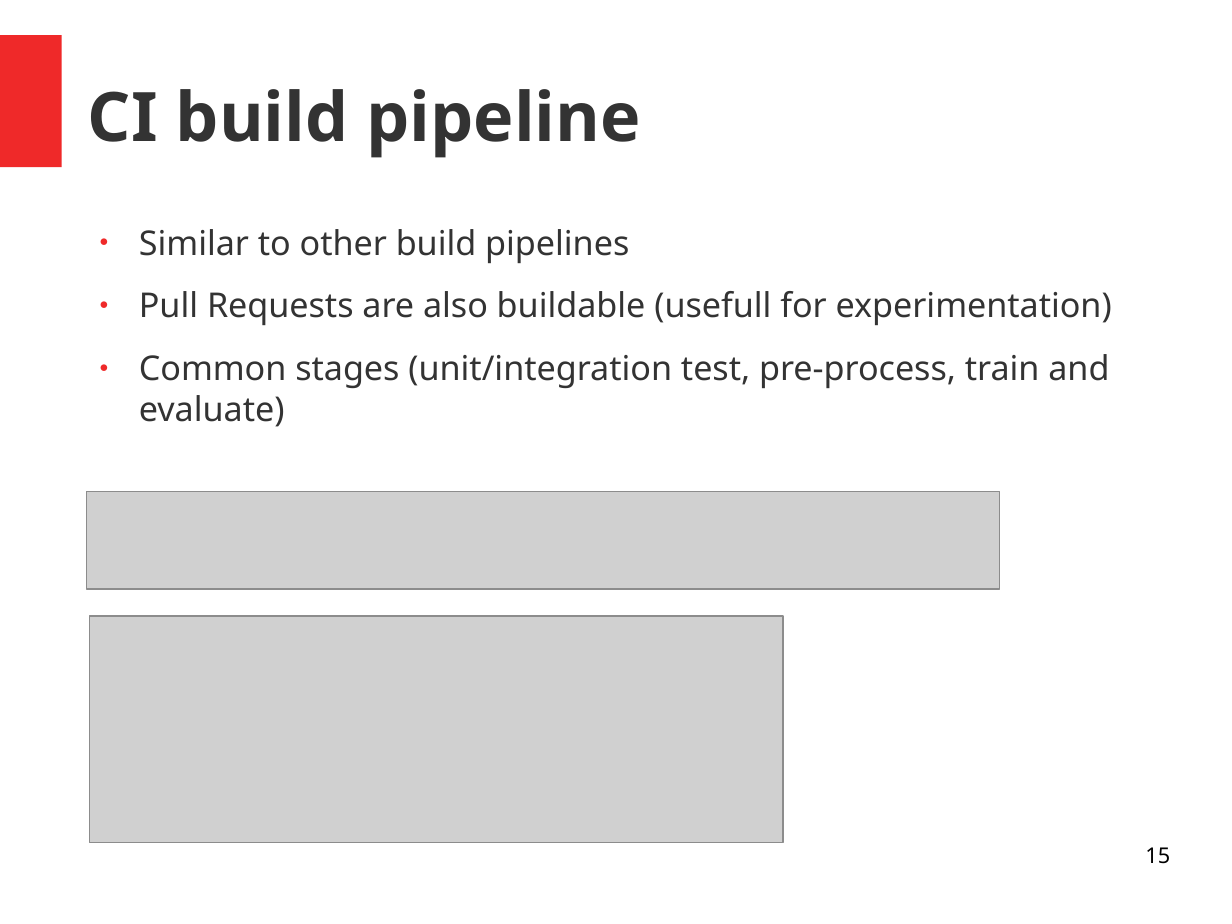
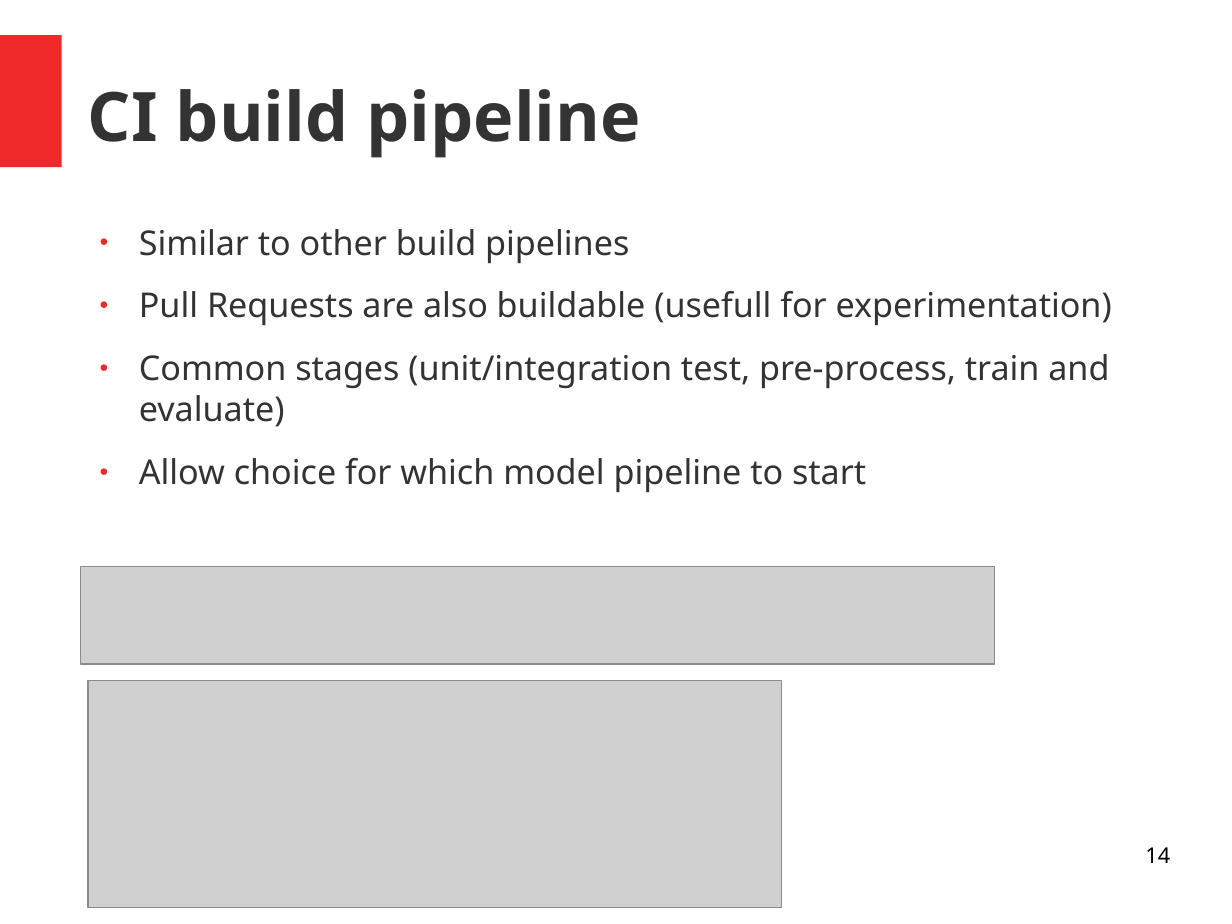
Before and after one commit to andrefsp/models-to-production, a slide deck: slide 14 of models-to-production.odp (slide 15 before the commit). Drawn at 1232x924 pixels with LibreOffice and Linux fonts; fonts in the diff are those of the drawing; grey boxes stand for pictures. Boxes give left, top, right and bottom in pixels: in the first picture for what was removed or moved away, otherwise in the second. Text is boxed around its words. In the diff, an @@ line names an element or a change of style, - is before the commit and + after.

```diff
--- a/models-to-production.odp
+++ b/models-to-production.odp
@@ text at box(139, 458, 866, 485): paragraph added @@
+● Allow choice for which model pipeline to start
@@ picture: place and size @@
-picture at box(86, 492, 1001, 589)
+picture at box(80, 567, 995, 664)
@@ picture: place and size @@
-picture at box(89, 616, 784, 843)
+picture at box(88, 681, 783, 908)
@@ page number at box(1145, 847, 1170, 863): text changed @@
-15
+14
```
Also in this commit, not shown: 10 other slides changed, 1 slide added, 5 slides removed.
